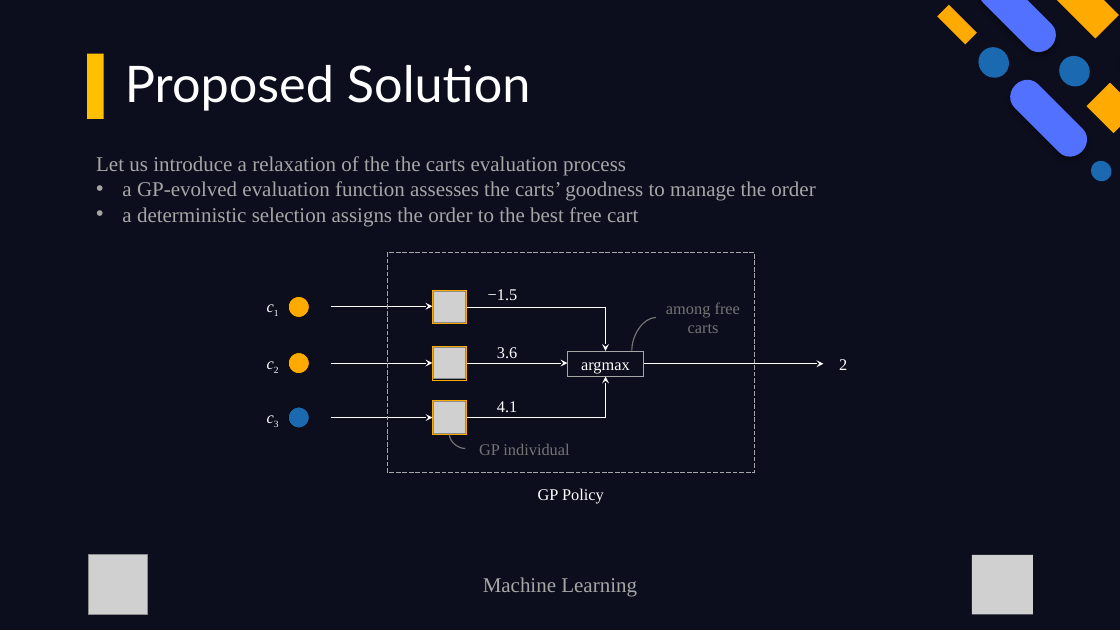
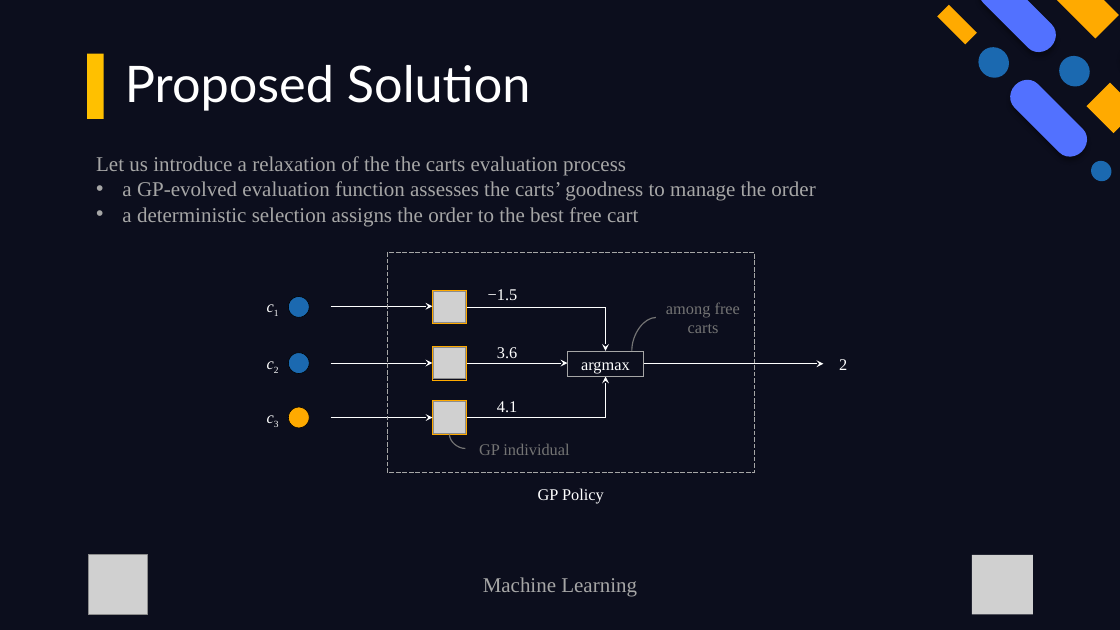
Before and after one commit to fedebrando/WarehouseOrderDispatchingProblem, a slide deck: slide 7 of docs/presentation.ppsx. Drawn at 1120x630 pixels with LibreOffice and Linux fonts; fonts in the diff are those of the drawing; grey boxes stand for pictures. Boxes give left, top, right and bottom in pixels: in the first picture for what was removed or moved away, otherwise in the second. Text is boxed around its words. In the diff, an @@ line names an element or a change of style, - is before the commit and + after.

```diff
--- a/docs/presentation.ppsx
+++ b/docs/presentation.ppsx
@@ ellipse at bbox=[288, 297, 309, 318]: fill #FFAA00 to #1B69B0 @@
@@ ellipse at bbox=[288, 353, 309, 374]: fill #FFAA00 to #1B69B0 @@
@@ ellipse at bbox=[288, 408, 309, 429]: fill #1B69B0 to #FFAA00 @@
```
Also in this commit, not shown: 3 other slides changed.
